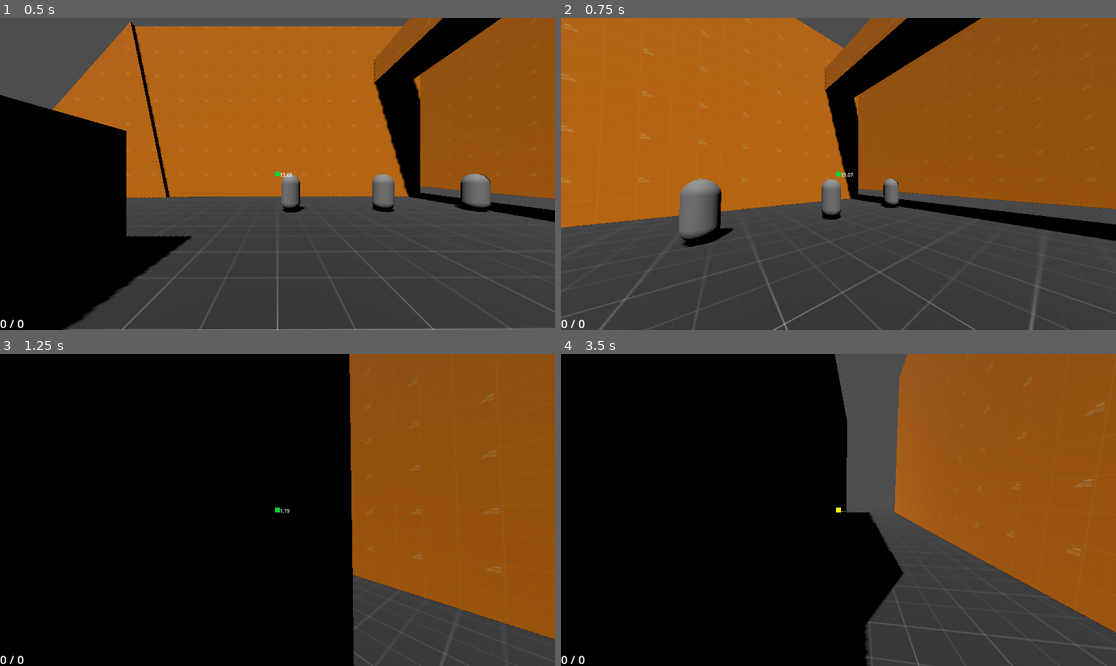
Above: before the commit, frames 1-4 (two rows, left to right).
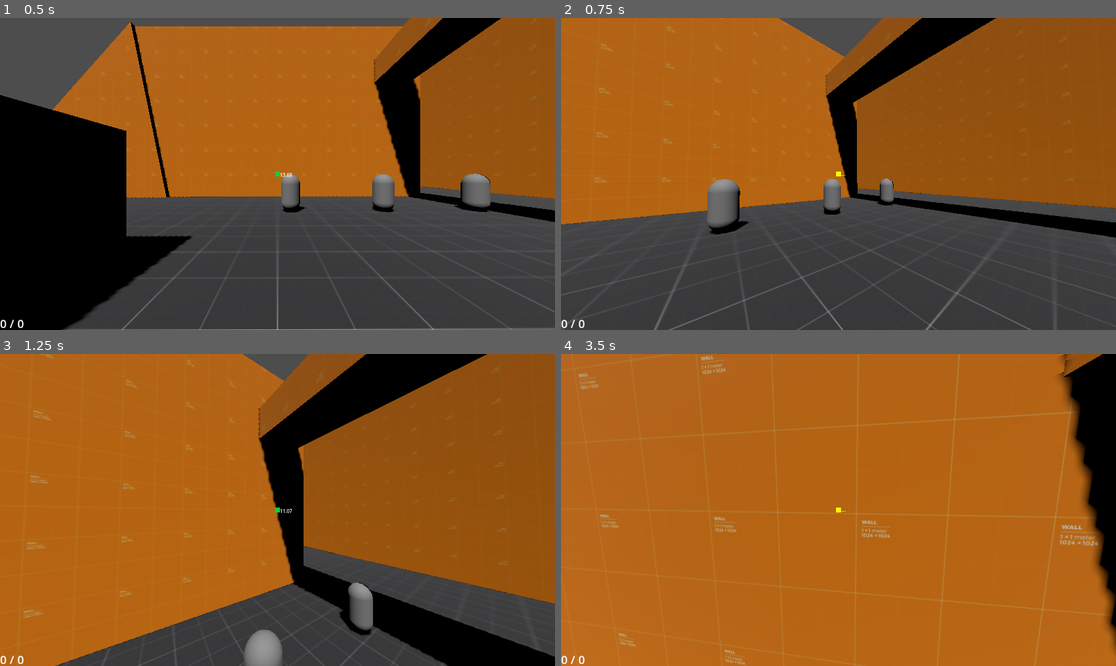
Above: after the commit, the same moments.

Repository: EdmundWohlmuth/Sch-Movement---GODOT
Game: Godot game, scene res://Scenes/Levels/test_level.tscn
Two runs of this game, one before a commit and one after it. Both use one fixed random seed, a clock stepped at 60 frames per second and the inputs below.
Inputs (mouse positions are in pixels of both pictures, inside the frame that each line leads up to):
- Up to frame 1 (0.5 s): no input
- Up to frame 2 (0.75 s): tap Enter (ui_accept) at 0.5 s; move the mouse to (866, 174) at 0.52 s; hold W (move_forward) from 0.53 s (still down); hold Right mouse button (grapple) from 0.53 s (still down)
- Up to frame 3 (1.25 s): keep holding W (move_forward); keep holding Right mouse button (grapple); tap Space (jump) at 0.77, 0.8, 1.07 s
- Up to frame 4 (3.5 s): keep holding W (move_forward); move the mouse to (810, 510) at 1.27 s; release Right mouse button (grapple) at 1.28 s; tap Space (jump) at 1.35, 1.52, 1.82, 2.3, 3.02, 3.32 s; right-click (810, 510) at 1.55 s; move the mouse to (849, 503) at 2.02 s; hold Right mouse button (grapple) 2.03-2.78 s; move the mouse to (832, 516) at 2.77 s; click (832, 516) at 2.85 s; right-click (832, 516) at 3.05 s

Frame 1 is identical in both runs. In frame 2, 6.2% of the frame differs, in the area x 0-100%, y 0-100%; in frame 3, 69%; in frame 4, 96%.

Commit message:
Grapplehook dangling

Diff:
--- a/Scenes/Player/player_char.tscn
+++ b/Scenes/Player/player_char.tscn
@@ -32,8 +32,6 @@
 [node name="SlideCooldownTimer" type="Timer" parent="."]
 wait_time = 0.5
 
-[node name="GrappleCooldownTimer" type="Timer" parent="."]
-
 [node name="Head" type="Node3D" parent="."]
 
 [node name="Camera3D" type="Camera3D" parent="Head"]
@@ -65,10 +63,9 @@
 
 [node name="GrappleHook" parent="." node_paths=PackedStringArray("weapon_manager", "grapple_cast") instance=ExtResource("3_tywqa")]
 weapon_manager = NodePath("../WeaponManager")
-max_grapple_dist = 20.0
+max_grapple_dist = 35.0
 grapple_speed = 100.0
 grapple_cooldown_time = 0.5
 grapple_cast = NodePath("../Head/Camera3D/RayCast3D")
 
 [connection signal="timeout" from="SlideCooldownTimer" to="." method="_on_slide_cooldown_timer_timeout"]
-[connection signal="timeout" from="GrappleCooldownTimer" to="." method="_on_grapple_cooldown_timer_timeout"]
--- a/Scripts/Character Node Scripts/grapple_hook.gd
+++ b/Scripts/Character Node Scripts/grapple_hook.gd
@@ -11,19 +11,31 @@
 @export var grapple_cast:RayCast3D
 
 var grapple_point
-
+var grapple_dist
 var is_grappling:bool = false
 var can_grapple:bool = true
 
+func _physics_process(_delta: float) -> void:
+  if is_grappling && (get_parent().is_on_floor() || get_parent().is_on_wall()): grapple_end()
+
+# Generaic func name for player controller to call
 func start_special_move(delta):
   grapple(delta)
 
 # handle grapple mechanic
 func grapple(delta):
-  if Input.is_action_just_pressed("grapple") && can_grapple: check_grapple_type()
+  # what is grapple doing + setting the grapple to pos
+  if Input.is_action_just_pressed("grapple") && can_grapple: check_grapple_type() ## need to keep checking if layer 4
 
-  if Input.is_action_pressed("grapple") && can_grapple && is_grappling: grapple_pull(delta)
-  elif Input.is_action_just_released("grapple") && is_grappling: grapple_end()
+  # for hanging on the grapple line
+  if Input.is_action_just_released("grapple") && is_grappling: grapple_dist = grapple_point.distance_to(get_parent().position)
+  if !Input.is_action_pressed("grapple") && is_grappling: grapple_hang(delta)
+
+  # 'reeling' self in on grapple
+  if Input.is_action_pressed("grapple") && can_grapple && is_grappling: grapple_pull(delta, grapple_speed)
+  elif Input.is_action_just_pressed("jump") && is_grappling: # stop grappling
+    grapple_end()
+    get_parent().velocity.y += get_parent().jump_velocity # overriding jump here for game feel
 
   set_crosshair_juice()
 
@@ -37,7 +49,10 @@
 # gets and sets initial point of grapple
 func set_grapple():
   if grapple_cast.is_colliding():
+    is_grappling = false
+
     grapple_point = grapple_cast.get_collision_point()
+
     var grapple_dir = (grapple_point - get_parent().position).normalized()
     var _grapple_target_speed = grapple_dir * grapple_speed
 
@@ -59,20 +74,26 @@
 
 # determines what function is played when the grapple connects with a collision
 func check_grapple_type():
-    if !grapple_cast.is_colliding(): return
-    if !is_in_grapple_range(grapple_cast.get_collision_point()): return
+  if !grapple_cast.is_colliding(): return
+  if !is_in_grapple_range(grapple_cast.get_collision_point()): return
 
-    if grapple_cast.get_collider().collision_layer == 1: set_grapple()
-    elif grapple_cast.get_collider().collision_layer == 2: weapon_steal()
+  if grapple_cast.get_collider().collision_layer == 1: set_grapple()
+  elif grapple_cast.get_collider().collision_layer == 2: weapon_steal()
 
 # pulls player towards collision area
-func grapple_pull(delta):
-    var grapple_vector
-    var grapple_dir = (grapple_point - get_parent().position).normalized()
-    var grapple_target_speed = grapple_dir * grapple_speed
-    grapple_vector = (grapple_target_speed - get_parent().velocity)
+func grapple_pull(delta, speed):
+  var grapple_vector
+  var grapple_dir = (grapple_point - get_parent().position).normalized()
+  var grapple_target_speed = grapple_dir * speed
+  grapple_vector = (grapple_target_speed - get_parent().velocity)
 
-    get_parent().velocity += grapple_vector * delta
+  get_parent().velocity += grapple_vector * delta
+
+func grapple_hang(delta):
+  if grapple_dist == null: return
+
+  if (grapple_point.distance_to(get_parent().position)) > grapple_dist: grapple_pull(delta, grapple_speed)
+  else: grapple_pull(delta, 0)
 
 func grapple_end():
   can_grapple = false
@@ -80,6 +101,8 @@
   grapple_cooldown_timer.start(grapple_cooldown_time)
 
 func weapon_steal():
+  if is_grappling: is_grappling = false
+
   var cast_target = grapple_cast.get_collider()
   if cast_target.weapon_manager.current_weapon == weapon_manager.weapons.MELEE: return #or pull
 
--- a/Scripts/PlayerChar/player_char.gd
+++ b/Scripts/PlayerChar/player_char.gd
@@ -21,9 +21,6 @@
 var air_speed = 28.0
 
 var look_speed:float = 0.01
-
-# === grapple === #
-@onready var grapple_cooldown_timer = $GrappleCooldownTimer
 
 var grapple_distance:float = 20.0
 var grapple_cooldown_time:float = 0.5
